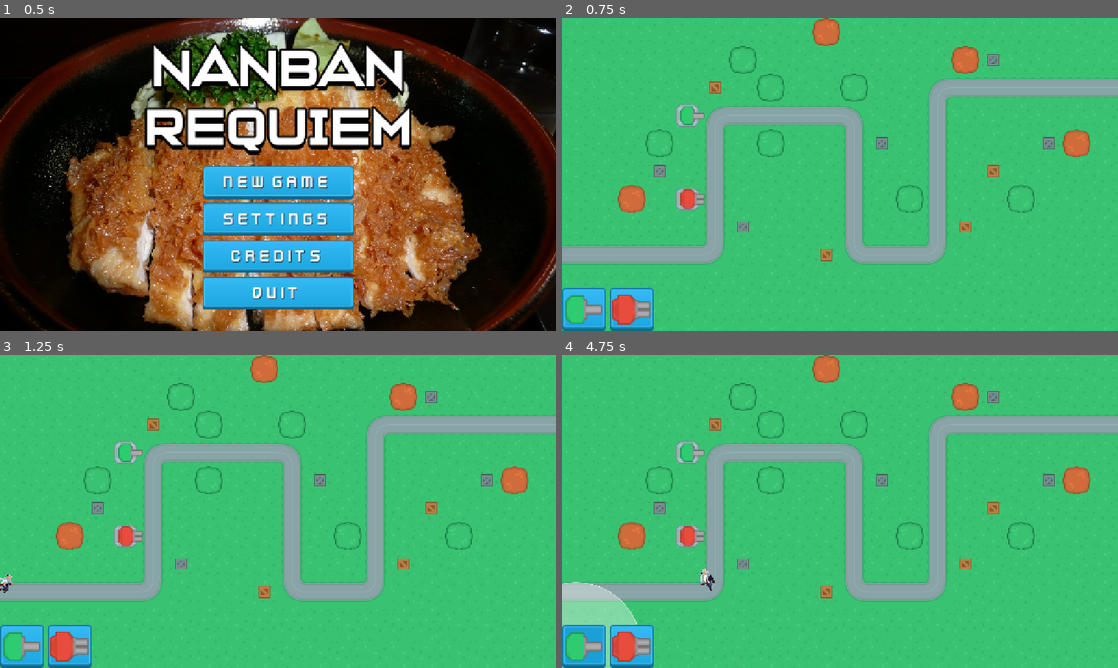
Above: before the commit, frames 1-4 (two rows, left to right).
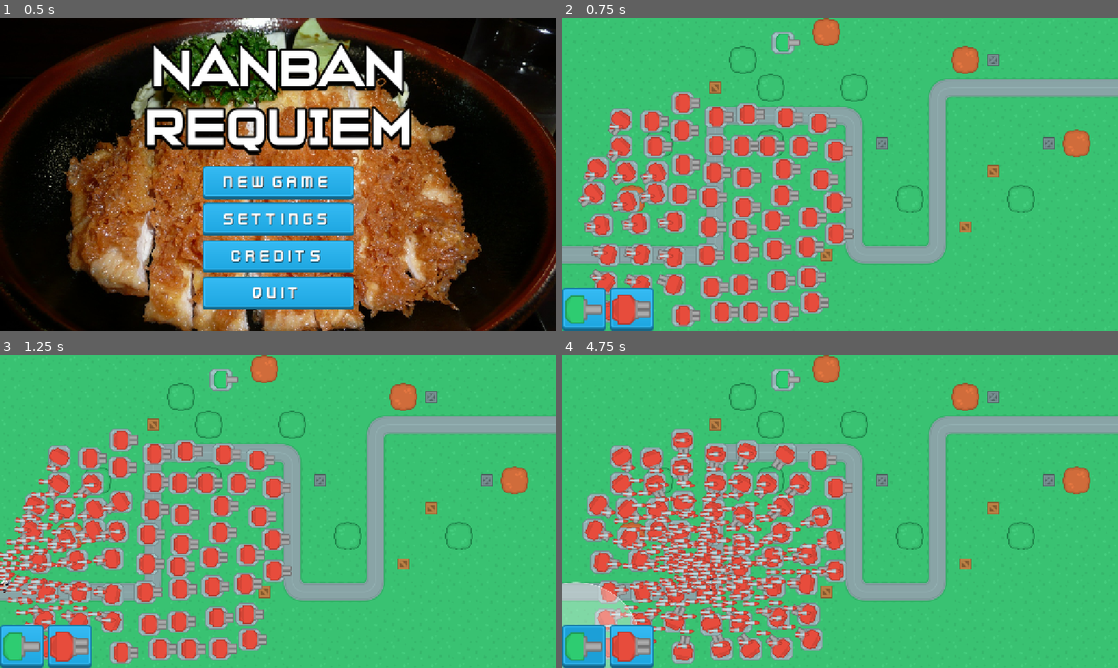
Above: after the commit, the same moments.

Repository: lukeai-tan/nanban-requiem-orbital
Game: Godot game, scene res://SceneHandler.tscn
Same seed, same stepped clock (60 frames per second), same inputs: the game is played once before the commit and once after it.
Inputs (mouse positions are in pixels of both pictures, inside the frame that each line leads up to):
- Up to frame 1 (0.5 s): no input
- Up to frame 2 (0.75 s): click "New Game" at 0.5 s
- Up to frame 3 (1.25 s): no input
- Up to frame 4 (4.75 s): click (584, 646) at 1.25 s; click (628, 646) at 2 s; click (584, 646) at 2.75 s; click (628, 646) at 3.5 s; click (584, 646) at 4.25 s

Frame 1 is identical in both runs. In frame 2, 18% of the frame differs, in the area x 2-53%, y 4-99%; in frame 3, 19%; in frame 4, 20%, in the area x 3-53%, y 4-99%.

Commit message:
fixes addressing previous push, tower, projectile behaviour, tower-enemy interaction now works

Diff:
--- a/Scenes/DetectionRange/DetectionRange.tscn
+++ b/Scenes/DetectionRange/DetectionRange.tscn
@@ -3,14 +3,14 @@
 [ext_resource type="Script" uid="uid://cahh4hmmk2qqy" path="res://Scenes/DetectionRange/DetectionRange.gd" id="1_oedmo"]
 
 [sub_resource type="CircleShape2D" id="CircleShape2D_3ostw"]
-radius = 69.0072
+radius = 325.014
 
 [node name="DetectionRange" type="Area2D"]
+collision_mask = 8
 script = ExtResource("1_oedmo")
 
 [node name="Range" type="CollisionShape2D" parent="."]
 shape = SubResource("CircleShape2D_3ostw")
 
-[connection signal="area_entered" from="." to="." method="_on_area_entered"]
-[connection signal="body_entered" from="." to="." method="_on_body_entered"]
-[connection signal="body_exited" from="." to="." method="_on_body_exited"]
+[connection signal="body_entered" from="." to="." method="_on_enemy_entered"]
+[connection signal="body_exited" from="." to="." method="_on_enemy_exited"]
--- a/Scenes/Enemies/Samurai.gd
+++ b/Scenes/Enemies/Samurai.gd
@@ -2,7 +2,7 @@
 
 class_name Samurai
 
-var hp : float = 100
+var hp : float = 3000
 
 signal despawn()
 
--- a/Scenes/Enemies/Samurai.tscn
+++ b/Scenes/Enemies/Samurai.tscn
@@ -1,6 +1,7 @@
-[gd_scene load_steps=39 format=3 uid="uid://d2d410drs2l0u"]
+[gd_scene load_steps=40 format=3 uid="uid://d2d410drs2l0u"]
 
 [ext_resource type="Texture2D" uid="uid://c07ck0n3xwxf1" path="res://Assets/Enemies/samurai_running.png" id="1_5yni6"]
+[ext_resource type="Script" uid="uid://1mi8i2anj6tn" path="res://Scenes/Enemies/Samurai.gd" id="1_w887p"]
 [ext_resource type="Texture2D" uid="uid://c7vrgaq1x7gfj" path="res://Assets/Enemies/samurai_attack.png" id="2_x24qx"]
 [ext_resource type="Texture2D" uid="uid://64pna1v5rsmq" path="res://Assets/Enemies/samurai_idle.png" id="3_n58dq"]
 
@@ -253,10 +254,12 @@
 "speed": 5.0
 }]
 
-[sub_resource type="RectangleShape2D" id="RectangleShape2D_g63h8"]
-size = Vector2(33, 34)
+[sub_resource type="CircleShape2D" id="CircleShape2D_w887p"]
+radius = 6.08276
 
 [node name="Samurai" type="CharacterBody2D"]
+collision_layer = 8
+script = ExtResource("1_w887p")
 
 [node name="AnimatedSprite2D" type="AnimatedSprite2D" parent="."]
 texture_filter = 1
@@ -266,5 +269,4 @@
 speed_scale = 2.0
 
 [node name="Hitbox" type="CollisionShape2D" parent="."]
-position = Vector2(6.5, 18)
-shape = SubResource("RectangleShape2D_g63h8")
+shape = SubResource("CircleShape2D_w887p")
--- a/Scenes/Maps/Map1.tscn
+++ b/Scenes/Maps/Map1.tscn
@@ -1,11 +1,10 @@
-[gd_scene load_steps=10 format=4 uid="uid://b1ptux668fjj2"]
+[gd_scene load_steps=9 format=4 uid="uid://b1ptux668fjj2"]
 
 [ext_resource type="TileSet" uid="uid://cf0oeugm6g4ml" path="res://Resources/Tilesets/ground_grass.tres" id="1_66ww1"]
 [ext_resource type="TileSet" uid="uid://blubtqs7tphi1" path="res://Resources/Tilesets/path.tres" id="2_3atk3"]
 [ext_resource type="TileSet" uid="uid://s88v4in7hdi7" path="res://Resources/Tilesets/props.tres" id="3_bp0wf"]
 [ext_resource type="PackedScene" uid="uid://cljsgi0uutk64" path="res://Scenes/Towers/RangedTower1.tscn" id="4_bp0wf"]
 [ext_resource type="PackedScene" uid="uid://vjype0tn26a4" path="res://Scenes/Towers/RangedTower2.tscn" id="5_kkfd8"]
-[ext_resource type="PackedScene" uid="uid://bvdoqwfqvwxaj" path="res://Scenes/Projectile/Projectile.tscn" id="6_g86u4"]
 [ext_resource type="Script" uid="uid://ul8htjrpjroh" path="res://Scenes/Maps/PathFollowing.gd" id="6_ufnsk"]
 [ext_resource type="PackedScene" uid="uid://d2d410drs2l0u" path="res://Scenes/Enemies/Samurai.tscn" id="7_g86u4"]
 
@@ -32,10 +31,187 @@
 [node name="Towers" type="Node2D" parent="."]
 
 [node name="RangedTower1" parent="Towers" instance=ExtResource("4_bp0wf")]
-position = Vector2(288, 224)
+position = Vector2(508, 56)
 
 [node name="RangedTower2" parent="Towers" instance=ExtResource("5_kkfd8")]
-position = Vector2(288, 416)
+position = Vector2(505, 408)
+
+[node name="RangedTower31" parent="Towers" instance=ExtResource("5_kkfd8")]
+position = Vector2(630, 496)
+
+[node name="RangedTower32" parent="Towers" instance=ExtResource("5_kkfd8")]
+position = Vector2(627, 424)
+
+[node name="RangedTower33" parent="Towers" instance=ExtResource("5_kkfd8")]
+position = Vector2(629, 305)
+
+[node name="RangedTower34" parent="Towers" instance=ExtResource("5_kkfd8")]
+position = Vector2(136, 233)
+
+[node name="RangedTower35" parent="Towers" instance=ExtResource("5_kkfd8")]
+position = Vector2(206, 237)
+
+[node name="RangedTower36" parent="Towers" instance=ExtResource("5_kkfd8")]
+position = Vector2(574, 654)
+
+[node name="RangedTower37" parent="Towers" instance=ExtResource("5_kkfd8")]
+position = Vector2(591, 241)
+
+[node name="RangedTower38" parent="Towers" instance=ExtResource("5_kkfd8")]
+position = Vector2(514, 228)
+
+[node name="RangedTower39" parent="Towers" instance=ExtResource("5_kkfd8")]
+position = Vector2(473, 294)
+
+[node name="RangedTower40" parent="Towers" instance=ExtResource("5_kkfd8")]
+position = Vector2(409, 486)
+
+[node name="RangedTower41" parent="Towers" instance=ExtResource("5_kkfd8")]
+position = Vector2(219, 354)
+
+[node name="RangedTower42" parent="Towers" instance=ExtResource("5_kkfd8")]
+position = Vector2(82, 344)
+
+[node name="RangedTower43" parent="Towers" instance=ExtResource("5_kkfd8")]
+position = Vector2(136, 295)
+
+[node name="RangedTower44" parent="Towers" instance=ExtResource("5_kkfd8")]
+position = Vector2(426, 221)
+
+[node name="RangedTower45" parent="Towers" instance=ExtResource("5_kkfd8")]
+position = Vector2(354, 227)
+
+[node name="RangedTower46" parent="Towers" instance=ExtResource("5_kkfd8")]
+position = Vector2(567, 596)
+
+[node name="RangedTower47" parent="Towers" instance=ExtResource("5_kkfd8")]
+position = Vector2(563, 526)
+
+[node name="RangedTower48" parent="Towers" instance=ExtResource("5_kkfd8")]
+position = Vector2(107, 545)
+
+[node name="RangedTower49" parent="Towers" instance=ExtResource("5_kkfd8")]
+position = Vector2(183, 544)
+
+[node name="RangedTower50" parent="Towers" instance=ExtResource("5_kkfd8")]
+position = Vector2(354, 292)
+
+[node name="RangedTower51" parent="Towers" instance=ExtResource("5_kkfd8")]
+position = Vector2(349, 355)
+
+[node name="RangedTower52" parent="Towers" instance=ExtResource("5_kkfd8")]
+position = Vector2(259, 550)
+
+[node name="RangedTower53" parent="Towers" instance=ExtResource("5_kkfd8")]
+position = Vector2(340, 412)
+
+[node name="RangedTower54" parent="Towers" instance=ExtResource("5_kkfd8")]
+position = Vector2(338, 480)
+
+[node name="RangedTower55" parent="Towers" instance=ExtResource("5_kkfd8")]
+position = Vector2(333, 545)
+
+[node name="RangedTower56" parent="Towers" instance=ExtResource("5_kkfd8")]
+position = Vector2(108, 674)
+
+[node name="RangedTower57" parent="Towers" instance=ExtResource("5_kkfd8")]
+position = Vector2(505, 675)
+
+[node name="RangedTower58" parent="Towers" instance=ExtResource("5_kkfd8")]
+position = Vector2(434, 676)
+
+[node name="RangedTower59" parent="Towers" instance=ExtResource("5_kkfd8")]
+position = Vector2(152, 421)
+
+[node name="RangedTower60" parent="Towers" instance=ExtResource("5_kkfd8")]
+position = Vector2(213, 295)
+
+[node name="RangedTower61" parent="Towers" instance=ExtResource("5_kkfd8")]
+position = Vector2(367, 676)
+
+[node name="RangedTower4" parent="Towers" instance=ExtResource("5_kkfd8")]
+position = Vector2(182, 615)
+
+[node name="RangedTower5" parent="Towers" instance=ExtResource("5_kkfd8")]
+position = Vector2(498, 604)
+
+[node name="RangedTower6" parent="Towers" instance=ExtResource("5_kkfd8")]
+position = Vector2(343, 619)
+
+[node name="RangedTower7" parent="Towers" instance=ExtResource("5_kkfd8")]
+position = Vector2(509, 347)
+
+[node name="RangedTower28" parent="Towers" instance=ExtResource("5_kkfd8")]
+position = Vector2(278, 684)
+
+[node name="RangedTower29" parent="Towers" instance=ExtResource("5_kkfd8")]
+position = Vector2(184, 682)
+
+[node name="RangedTower30" parent="Towers" instance=ExtResource("5_kkfd8")]
+position = Vector2(101, 609)
+
+[node name="RangedTower21" parent="Towers" instance=ExtResource("5_kkfd8")]
+position = Vector2(73, 402)
+
+[node name="RangedTower22" parent="Towers" instance=ExtResource("5_kkfd8")]
+position = Vector2(149, 353)
+
+[node name="RangedTower23" parent="Towers" instance=ExtResource("5_kkfd8")]
+position = Vector2(216, 402)
+
+[node name="RangedTower24" parent="Towers" instance=ExtResource("5_kkfd8")]
+position = Vector2(91, 476)
+
+[node name="RangedTower25" parent="Towers" instance=ExtResource("5_kkfd8")]
+position = Vector2(177, 472)
+
+[node name="RangedTower26" parent="Towers" instance=ExtResource("5_kkfd8")]
+position = Vector2(569, 459)
+
+[node name="RangedTower27" parent="Towers" instance=ExtResource("5_kkfd8")]
+position = Vector2(596, 371)
+
+[node name="RangedTower8" parent="Towers" instance=ExtResource("5_kkfd8")]
+position = Vector2(275, 258)
+
+[node name="RangedTower9" parent="Towers" instance=ExtResource("5_kkfd8")]
+position = Vector2(278, 337)
+
+[node name="RangedTower10" parent="Towers" instance=ExtResource("5_kkfd8")]
+position = Vector2(259, 468)
+
+[node name="RangedTower11" parent="Towers" instance=ExtResource("5_kkfd8")]
+position = Vector2(413, 538)
+
+[node name="RangedTower12" parent="Towers" instance=ExtResource("5_kkfd8")]
+position = Vector2(417, 435)
+
+[node name="RangedTower13" parent="Towers" instance=ExtResource("5_kkfd8")]
+position = Vector2(413, 294)
+
+[node name="RangedTower14" parent="Towers" instance=ExtResource("5_kkfd8")]
+position = Vector2(277, 195)
+
+[node name="RangedTower15" parent="Towers" instance=ExtResource("5_kkfd8")]
+position = Vector2(270, 405)
+
+[node name="RangedTower16" parent="Towers" instance=ExtResource("5_kkfd8")]
+position = Vector2(258, 613)
+
+[node name="RangedTower17" parent="Towers" instance=ExtResource("5_kkfd8")]
+position = Vector2(411, 613)
+
+[node name="RangedTower18" parent="Towers" instance=ExtResource("5_kkfd8")]
+position = Vector2(488, 532)
+
+[node name="RangedTower19" parent="Towers" instance=ExtResource("5_kkfd8")]
+position = Vector2(484, 465)
+
+[node name="RangedTower20" parent="Towers" instance=ExtResource("5_kkfd8")]
+position = Vector2(418, 367)
+
+[node name="RangedTower3" parent="Towers" instance=ExtResource("5_kkfd8")]
+position = Vector2(548, 295)
 
 [node name="Path2D" type="Path2D" parent="."]
 curve = SubResource("Curve2D_bp0wf")
@@ -48,6 +224,3 @@
 [node name="Samurai" parent="Path2D/PathFollow2D" instance=ExtResource("7_g86u4")]
 position = Vector2(-2.11979, -45.9946)
 scale = Vector2(1.5, 1.5)
-
-[node name="Projectile" parent="." instance=ExtResource("6_g86u4")]
-position = Vector2(24, 472)
--- a/Scenes/Projectile/Projectile.gd
+++ b/Scenes/Projectile/Projectile.gd
@@ -5,23 +5,27 @@
 var damage : float
 var speed : float
 var target : Enemy
+var initialized = false
 
 func initialize(damage : float, speed : float, target : Enemy, pos : Vector2) -> void:
-	damage = damage
-	speed = speed
-	target = target
-	global_position = pos
+	self.damage = damage
+	self.speed = speed
+	self.target = target
+	self.global_position = pos
+	self.initialized = true
 
-func _physics_process(_delta: float) -> void:
+func _physics_process(delta: float) -> void:
+	if not initialized :
+		return
+
 	if not is_instance_valid(target):
 		queue_free()
 		return
 
 	var direction = target.global_position - global_position
 	velocity = direction.normalized() * speed
-	move_and_slide()
+	global_position += velocity * delta
 
-	if global_position.distance_to(target.global_position) <= 10.0:
-		if "get_hit" in target:
-			target.get_hit(damage)
+	if global_position.distance_to(target.global_position) < 3:
+		target.get_hit(damage)
 		queue_free()
--- a/Scenes/Projectile/Projectile.tscn
+++ b/Scenes/Projectile/Projectile.tscn
@@ -7,6 +7,8 @@
 size = Vector2(33, 10)
 
 [node name="Projectile" type="CharacterBody2D"]
+collision_mask = 8
+safe_margin = 0.001
 script = ExtResource("1_k1cl8")
 
 [node name="ProjectileSprite" type="Sprite2D" parent="."]
--- a/Scenes/Towers/TowerLogic.gd
+++ b/Scenes/Towers/TowerLogic.gd
@@ -5,9 +5,9 @@
 const DetectionRangeScene = preload("res://Scenes/DetectionRange/DetectionRange.tscn")
 
 var projectile_scene : PackedScene = load("res://Scenes/Projectile/Projectile.tscn")
-var attack : float = 10
+var attack : float = 1
 var projectile_speed : float = 300
-var attack_speed : float = 1
+var attack_speed : float = 10
 var target : Enemy = null
 var attack_range : DetectionRange
 var time_since_last_shot := 0.0
@@ -17,6 +17,7 @@
 	add_child(attack_range)
 
 func _process(delta: float) -> void:
+	time_since_last_shot += delta
 	if (target == null or not attack_range.still_in_range()) :
 		target = attack_range.find_nearest_enemy()
 	elif time_since_last_shot >= (1.0 / attack_speed):
